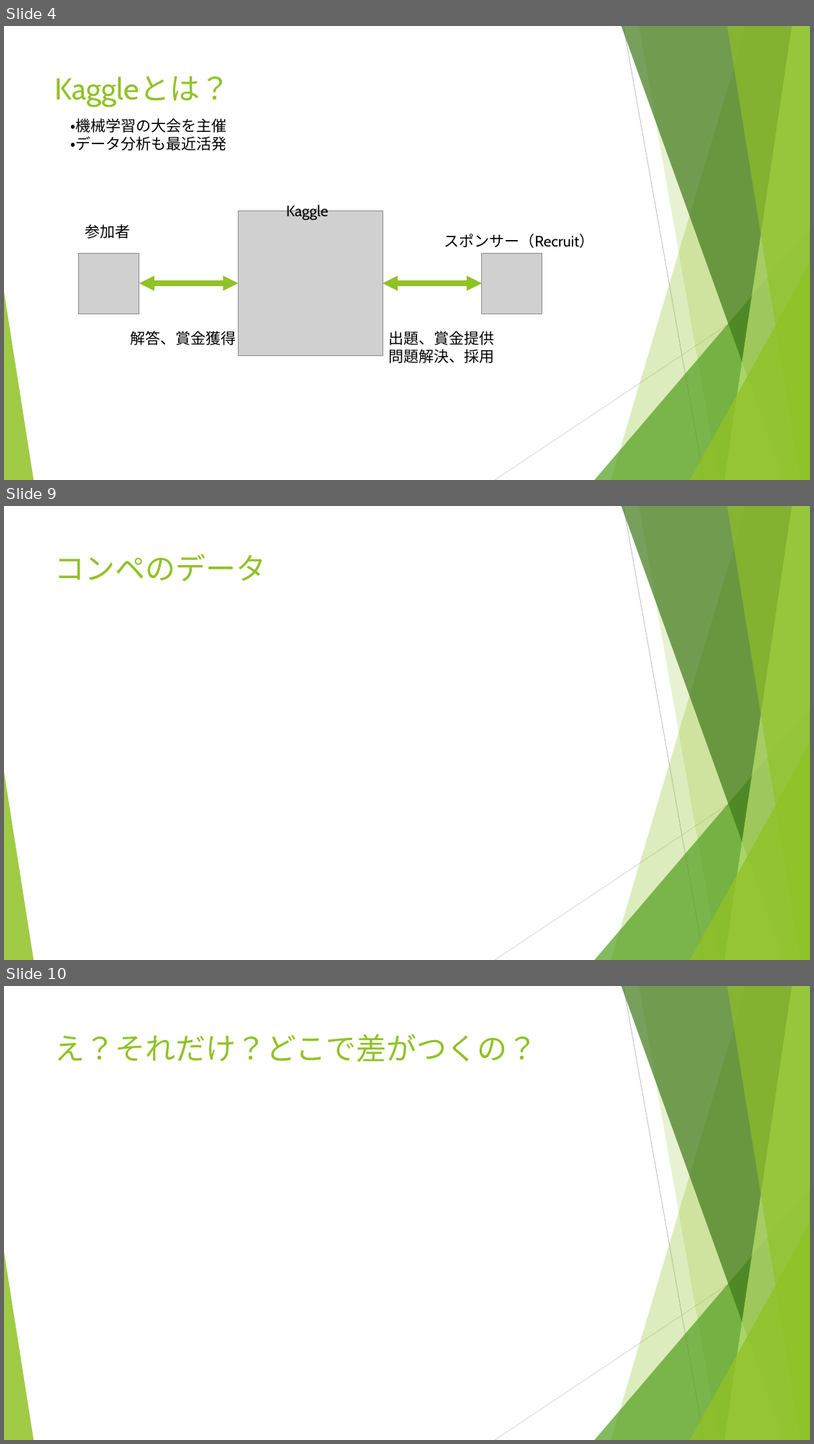
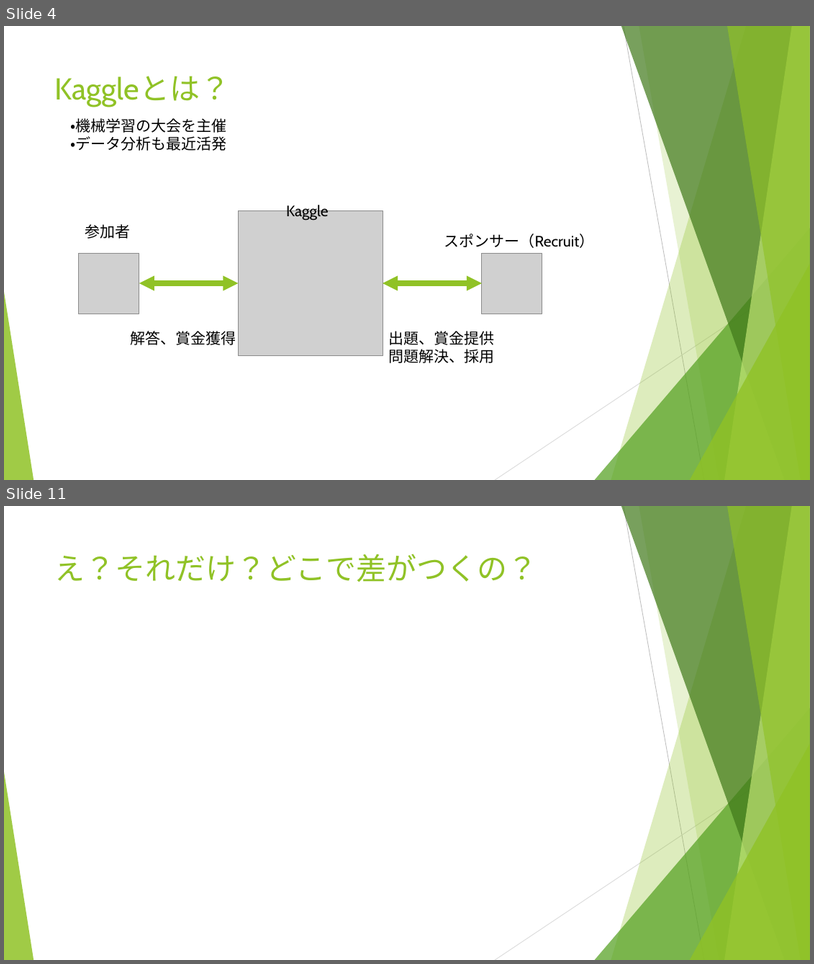
Before and after one commit to backonhighway/kaggle_recruit, a slide deck: 猫でもわかるKaggle.pptx. Shown one above the other, each under a label of ours: slides 4, 9 and 10 before the commit, slides 4 and 11 after it; the slides between them are not shown. The pictures are 814x1444 and 814x964 pixels, drawn with LibreOffice and Linux fonts; fonts in the diff are those of the drawing; grey boxes stand for pictures. Boxes give left, top, right and bottom in pixels: in the first picture for what was removed or moved away, otherwise in the second. Text is boxed around its words. In the diff, an @@ line names an element or a change of style, - is before the commit and + after.

```diff
--- a/猫でもわかるKaggle.pptx
+++ b/猫でもわかるKaggle.pptx
@@ slide 9 removed at (x1=4, y1=506, x2=810, y2=960), background #FFFFFF; not listed: 10 template elements that a slide beside it also shows @@
@@ title removed at (x1=55, y1=554, x2=267, y2=582) @@
-コンペのデータ
@@ what was slide 10 is now slide 11 @@
```
Also in this commit, not shown: 5 slides changed, 5 slides added, 2 other slides removed.
